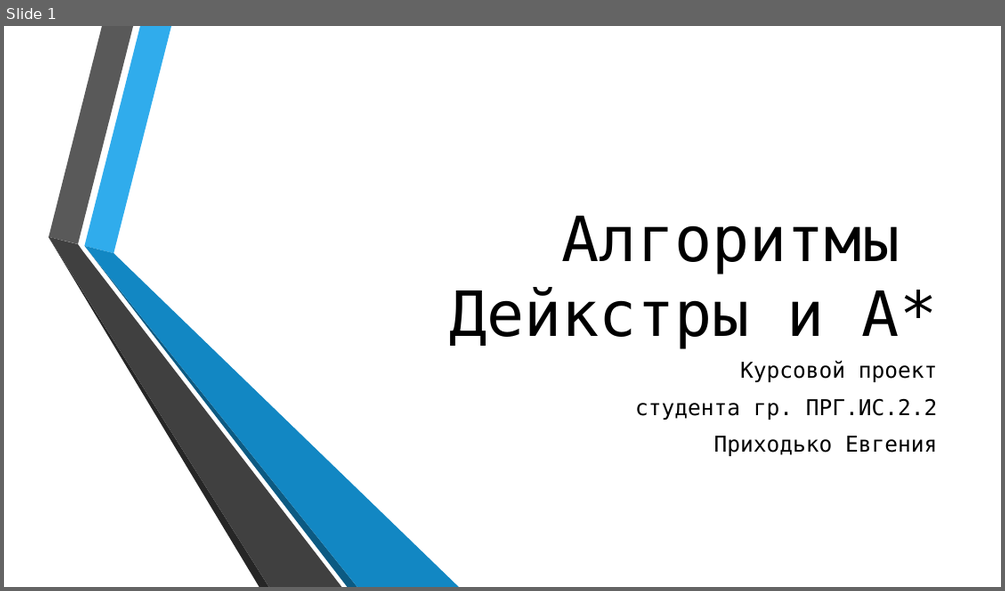
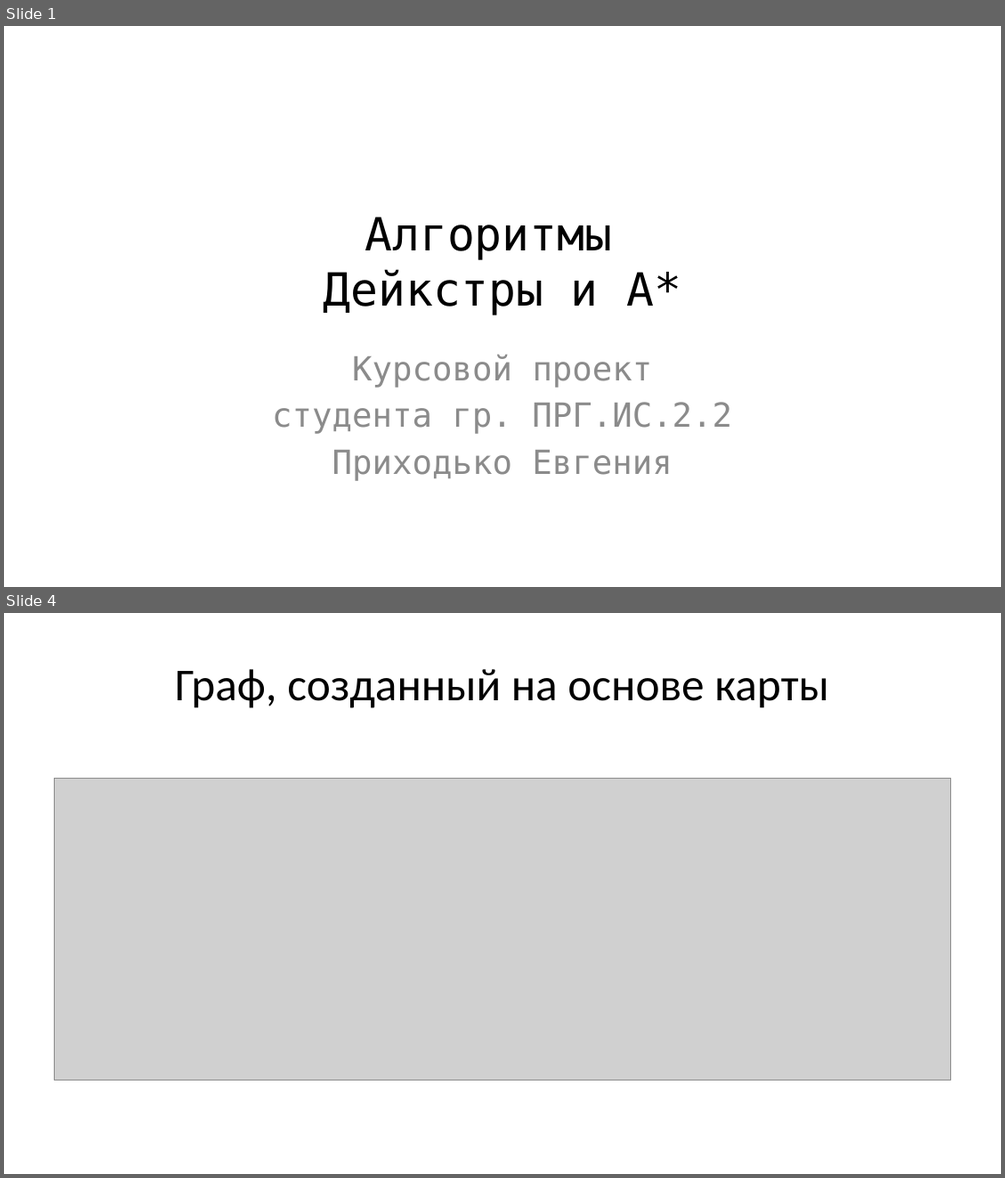
Before and after one commit to Fck-r-sns/Dijkstra-vs-AStar, a slide deck: Презентация.pptx. Shown one above the other, each under a label of ours: slide 1 before the commit, slides 1 and 4 after it; the slides between them are not shown. The pictures are 1005x591 and 1005x1178 pixels, drawn with LibreOffice and Linux fonts; fonts in the diff are those of the drawing; grey boxes stand for pictures; background and template pictures are left out. Boxes give left, top, right and bottom in pixels: in the first picture for what was removed or moved away, otherwise in the second. Text is boxed around its words. In the diff, an @@ line names an element or a change of style, - is before the commit and + after.

```diff
--- a/Презентация.pptx
+++ b/Презентация.pptx
@@ slide 4 added at box(4, 613, 1001, 1174), background #FFFFFF @@
@@ title added at box(175, 669, 829, 708), 44 pt, text #000000 @@
+Граф, созданный на основе карты
@@ picture added at box(54, 779, 952, 1079) @@
@@ slide 1 changed as well @@
@@ title "Алгоритмы Дейкстры и A*": place and size @@
-title "Алгоритмы Дейкстры и A*" at box(449, 216, 937, 349)
+title "Алгоритмы Дейкстры и A*" at box(324, 216, 681, 315)
@@ title "Алгоритмы Дейкстры и A*" at box(324, 216, 681, 315): size 60 to 44 pt; alignment right to centre; vertical alignment bottom to middle @@
@@ group removed at box(48, 26, 460, 587): 6 freeform shapes @@
@@ subtitle "Курсовой проект": place and size @@
-subtitle "Курсовой проект" at box(635, 360, 938, 456)
+subtitle "Курсовой проект" at box(272, 354, 732, 480)
@@ subtitle "Курсовой проект" at box(272, 354, 732, 480): size 21 to 32 pt, text colour #000000 to #8C8C8C; alignment right to centre; less space between paragraphs @@
```
Also in this commit, not shown: 27 other slides added, 1 slide removed, 16 other files.
